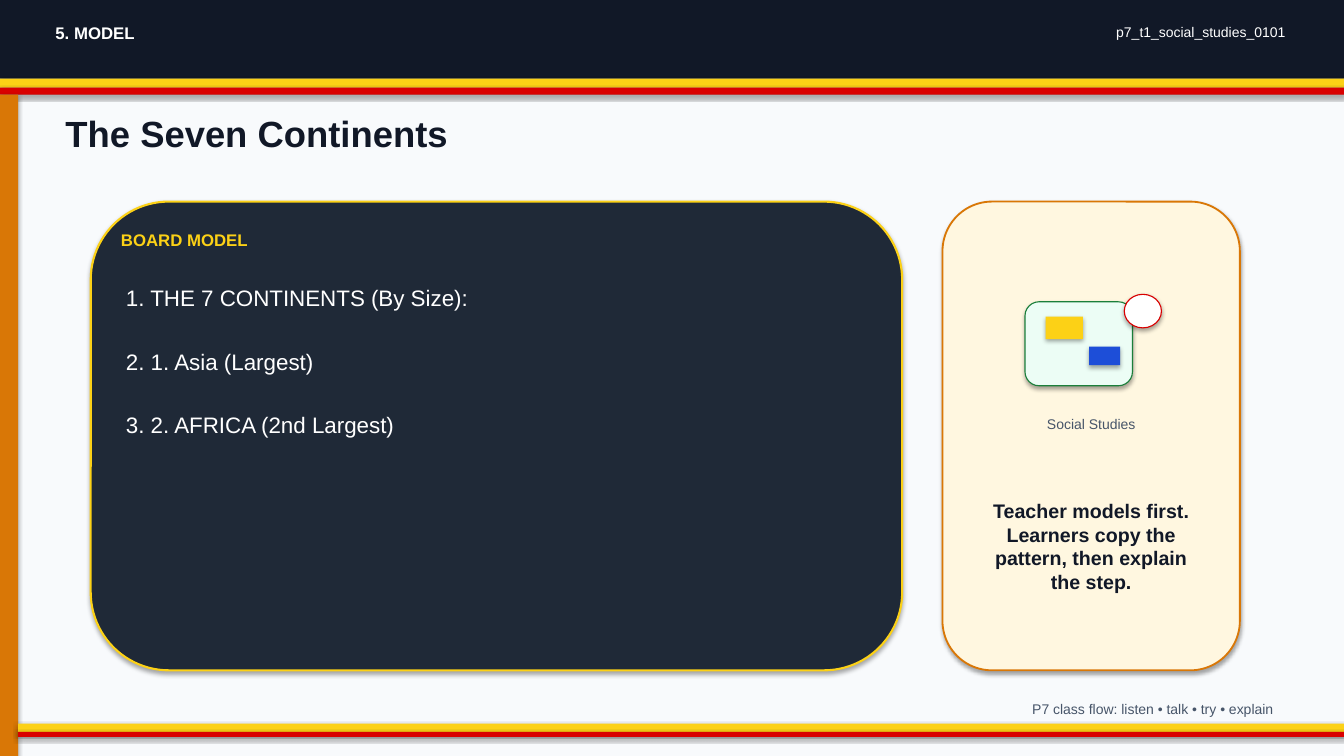
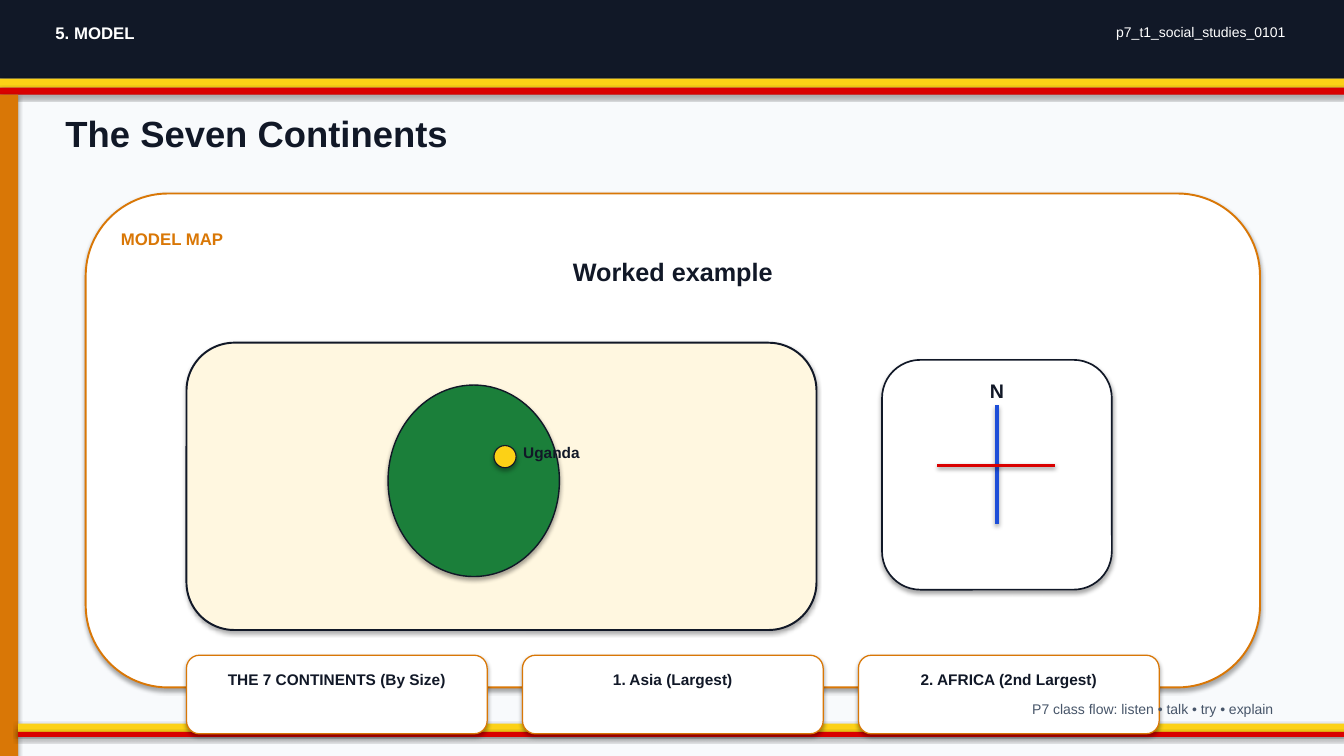
Before and after one commit to yousunjung84-edu/uganda-p7-mvp-20260629, a slide deck: slide 5 of uganda-p7-mvp/p7_t1_social_studies_0101/p7_t1_social_studies_0101.pptx. Drawn at 1344x756 pixels with LibreOffice and Linux fonts; fonts in the diff are those of the drawing. Boxes give left, top, right and bottom in pixels: in the first picture for what was removed or moved away, otherwise in the second. Text is boxed around its words. In the diff, an @@ line names an element or a change of style, - is before the commit and + after.

Commit message:
Publish infographic-first decks

```diff
--- a/uganda-p7-mvp/p7_t1_social_studies_0101/p7_t1_social_studies_0101.pptx
+++ b/uganda-p7-mvp/p7_t1_social_studies_0101/p7_t1_social_studies_0101.pptx
@@ rounded rectangle "MODEL MAP": place and size @@
-rounded rectangle "MODEL MAP" at <box>91,202,902,670</box>
+rounded rectangle "MODEL MAP" at <box>86,194,1260,688</box>
@@ rounded rectangle "MODEL MAP" at <box>86,194,1260,688</box>: fill #1F2937 to #FFFFFF; outline #FCD116 1.5 pt to #D97706 1.35 pt @@
@@ rounded rectangle removed at <box>943,202,1240,670</box> @@
@@ text in rounded rectangle at <box>121,233,223,245</box>: text added @@
+MODEL MAP
@@ text at <box>573,262,773,286</box>: text changed; size 12 to 18 pt; text colour #FCD116 to #111827 @@
-BOARD MODEL
+Worked example
@@ ellipse removed at <box>1124,294,1162,328</box> @@
@@ rectangle removed at <box>1046,317,1083,339</box> @@
@@ rounded rectangle added at <box>187,343,817,630</box>, fill #FFF7E0, outline #111827 1.4 pt @@
@@ rectangle removed at <box>1089,347,1120,365</box> @@
@@ ellipse added at <box>388,385,560,577</box>, fill #1B7F3A, outline #111827 1 pt @@
@@ rounded rectangle: place and size @@
-rounded rectangle at <box>1025,301,1133,385</box>
+rounded rectangle at <box>882,360,1112,590</box>
@@ rounded rectangle at <box>882,360,1112,590</box>: fill #ECFDF5 to #FFFFFF; outline #1B7F3A 0.8 pt to #111827 1.2 pt @@
@@ text added at <box>990,384,1004,398</box>, 14 pt, text #111827, bold @@
+N
@@ line added from (997, 405) to (997, 524), #1D4ED8 2.5 pt @@
@@ text removed at <box>1047,419,1136,429</box> @@
-Social Studies
@@ ellipse added at <box>494,446,516,468</box>, fill #FCD116, outline #111827 0.8 pt @@
@@ text added at <box>523,446,580,462</box>, 11 pt, text #111827, bold @@
+Uganda
@@ line added from (938, 466) to (1056, 466), #D90000 2.5 pt @@
@@ text removed at <box>993,503,1188,593</box> @@
-Teacher models first. Learners copy the pattern, then explain the step.
@@ rounded rectangle added at <box>187,655,487,734</box>, fill #FFFFFF, outline #D97706 0.9 pt @@
@@ rounded rectangle added at <box>522,655,823,734</box>, fill #FFFFFF, outline #D97706 0.9 pt @@
@@ rounded rectangle added at <box>859,655,1159,734</box>, fill #FFFFFF, outline #D97706 0.9 pt @@
@@ text at <box>228,674,445,689</box>: text changed; size 16 to 11 pt; text colour #FFFFFF to #111827; bold on @@
-1. THE 7 CONTINENTS (By Size):
+THE 7 CONTINENTS (By Size)
@@ text at <box>613,674,732,689</box>: text changed; size 16 to 11 pt; text colour #FFFFFF to #111827; bold on @@
-2. 1. Asia (Largest)
+1. Asia (Largest)
@@ text at <box>921,674,1097,689</box>: text changed; size 16 to 11 pt; text colour #FFFFFF to #111827; bold on @@
-3. 2. AFRICA (2nd Largest)
+2. AFRICA (2nd Largest)
```
Also in this commit, not shown: 4 other slides changed, 24 other files.
